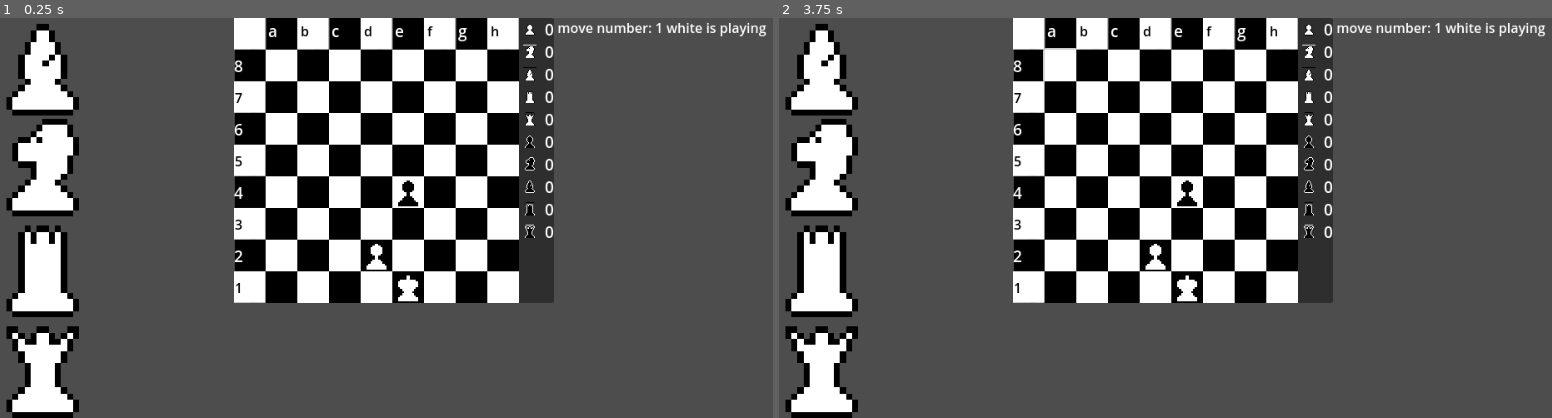
Above: before the commit, frames 1-2 (left to right).
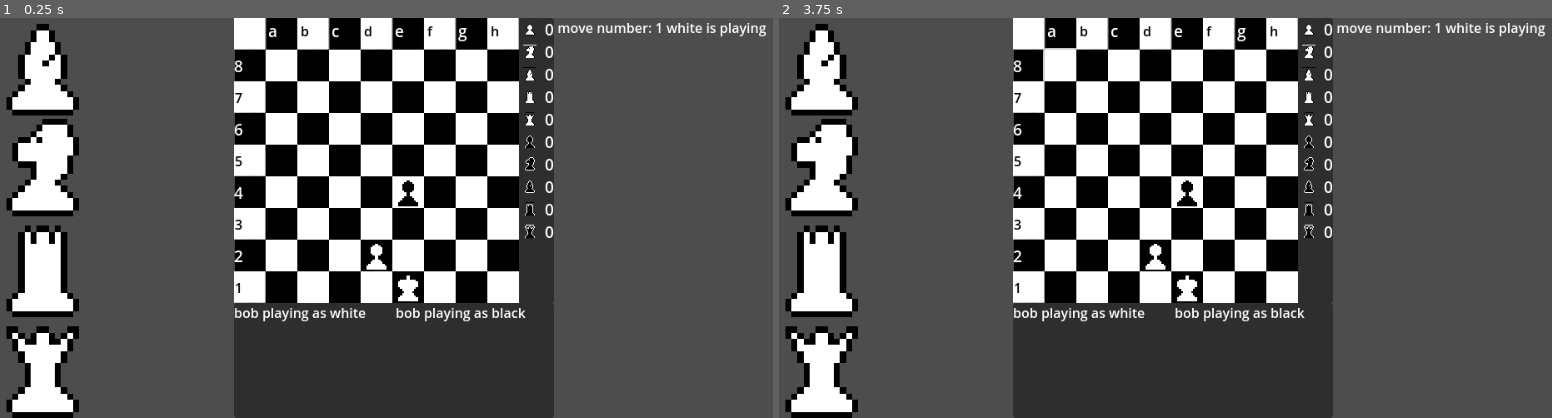
Above: after the commit, the same moments.

Repository: Hanekawa-chan/chess
Game: Godot game, scene res://scenes/game.tscn
The game is run twice, just before and just after one commit, with the same random seed, the same clock (stepped at 60 frames per second) and the same inputs. This scene is started directly instead of the project's main scene.
Inputs (mouse positions are in pixels of both pictures, inside the frame that each line leads up to):
- Up to frame 1 (0.25 s): no input
- Up to frame 2 (3.75 s): click (894, 66) at 0.5 s; click (894, 166) at 1.25 s; click (894, 270) at 2 s; click (894, 370) at 2.75 s; click (1057, 66) at 3.5 s

The runs differ from the first frame. In frame 1, 12% of the frame differs, in the area x 30-72%, y 71-100%; in frame 2, 12%.

Commit message:
added multiplayer player sides and changing scene to game

Diff:
--- a/scenes/game.tscn
+++ b/scenes/game.tscn
@@ -7,6 +7,7 @@
 [ext_resource type="LabelSettings" uid="uid://cw3drfn4oacpp" path="res://resources/white_label.tres" id="4_p57ef"]
 [ext_resource type="LabelSettings" uid="uid://c42jp88t0btft" path="res://resources/black_label.tres" id="5_u5sy4"]
 [ext_resource type="Script" uid="uid://qdecf7plwe6r" path="res://scripts/dead_counters.gd" id="7_u5sy4"]
+[ext_resource type="Script" uid="uid://pv4pd0v5ou5x" path="res://scripts/player_info.gd" id="8_gee14"]
 
 [sub_resource type="AtlasTexture" id="AtlasTexture_p57ef"]
 resource_name = "pawn"
@@ -1275,10 +1276,32 @@
 horizontal_alignment = 1
 vertical_alignment = 1
 
-[node name="ReferenceRect" type="ReferenceRect" parent="CenterContainer/HBoxContainer/Center/VBoxContainer"]
+[node name="PanelContainer2" type="PanelContainer" parent="CenterContainer/HBoxContainer/Center/VBoxContainer"]
 layout_mode = 2
 size_flags_vertical = 3
 size_flags_stretch_ratio = 0.4
+script = ExtResource("8_gee14")
+
+[node name="VBoxContainer" type="HBoxContainer" parent="CenterContainer/HBoxContainer/Center/VBoxContainer/PanelContainer2"]
+layout_mode = 2
+
+[node name="VBoxContainer" type="VBoxContainer" parent="CenterContainer/HBoxContainer/Center/VBoxContainer/PanelContainer2/VBoxContainer"]
+layout_mode = 2
+size_flags_horizontal = 3
+
+[node name="FirstPlayerName" type="Label" parent="CenterContainer/HBoxContainer/Center/VBoxContainer/PanelContainer2/VBoxContainer/VBoxContainer"]
+layout_mode = 2
+text = "[player name] playing as [side]"
+autowrap_mode = 3
+
+[node name="VBoxContainer2" type="VBoxContainer" parent="CenterContainer/HBoxContainer/Center/VBoxContainer/PanelContainer2/VBoxContainer"]
+layout_mode = 2
+size_flags_horizontal = 3
+
+[node name="SecondPlayerName" type="Label" parent="CenterContainer/HBoxContainer/Center/VBoxContainer/PanelContainer2/VBoxContainer/VBoxContainer2"]
+layout_mode = 2
+text = "[player name] playing as [side]"
+autowrap_mode = 3
 
 [node name="RightSide" type="MarginContainer" parent="CenterContainer/HBoxContainer"]
 layout_mode = 2
--- a/scripts/lobby.gd
+++ b/scripts/lobby.gd
@@ -36,6 +36,11 @@
 
 func _start():
 	print("started")
+	start_game.rpc()
+
+@rpc("any_peer", "call_local")
+func start_game():
+	get_tree().change_scene_to_file("res://scenes/game.tscn")
 
 func _switch_start_game_button(count: int):
 	print("count changed ", count)
--- a/scripts/multiplayer_manager.gd
+++ b/scripts/multiplayer_manager.gd
@@ -10,6 +10,18 @@
 var player_name = "bob"
 var host_name = "bob"
 var client_name = "bob"
+var host_side = Game.Side.White
+var client_side = Game.Side.Black
+
+func set_random_sides():
+	var rng = RandomNumberGenerator.new()
+	if rng.randf() >= 0.5:
+		set_sides.rpc(Game.Side.Black, Game.Side.White)
+
+@rpc("authority", "call_remote")
+func set_sides(_host_side, _client_side):
+	host_side = _host_side
+	client_side = _client_side
 
 func become_host():
 	print("hosting on port:", server_port)
--- /dev/null
+++ b/scripts/player_info.gd
@@ -0,0 +1,14 @@
+extends PanelContainer
+
+@onready var first_player_name = $VBoxContainer/VBoxContainer/FirstPlayerName
+@onready var second_player_name = $VBoxContainer/VBoxContainer2/SecondPlayerName
+
+# Called when the node enters the scene tree for the first time.
+func _ready():
+	MultiplayerManager.set_random_sides()
+	if MultiplayerManager.host_side == Game.Side.White:
+		first_player_name.text = MultiplayerManager.host_name + " playing as white"
+		second_player_name.text = MultiplayerManager.client_name + " playing as black"
+	else:
+		first_player_name.text = MultiplayerManager.host_name + " playing as black"
+		second_player_name.text = MultiplayerManager.client_name + " playing as white"
--- a/scripts/tile_model.gd
+++ b/scripts/tile_model.gd
@@ -9,6 +9,11 @@
 				tile.piece = null
 				value.place = place
 				value.moved = true
+				special_moves = []
+				movable_places = []
+		else:
+			special_moves = []
+			movable_places = []
 		piece = value
 
 @export
Not shown: 1 places in scenes/game.tscn that only renumber resources
Not shown, added: scripts/player_info.gd.uid
